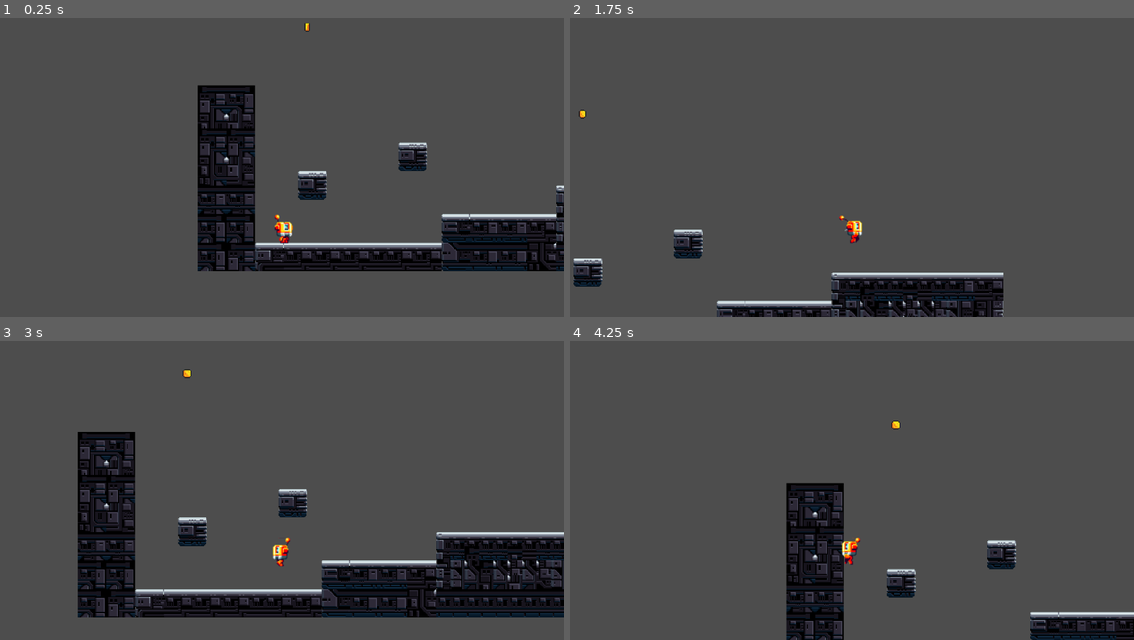
Above: before the commit, frames 1-4 (two rows, left to right).
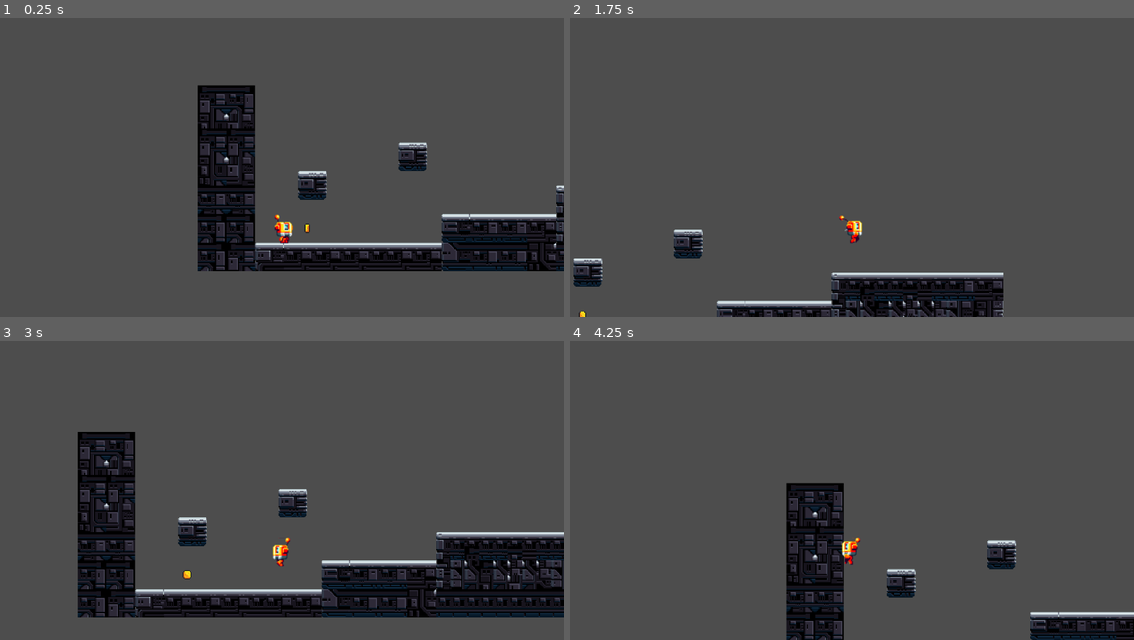
Above: after the commit, the same moments.

Repository: Jerry-Gu-SB/SLAV2500-Game-Engine-Tutorial
Game: Godot game, scene res://Scenes/world.tscn
Two runs of this game, one before a commit and one after it. Both use one fixed random seed, a clock stepped at 60 frames per second and the inputs below.
Inputs:
- Up to frame 1 (0.25 s): no input
- Up to frame 2 (1.75 s): tap Enter (ui_accept) at 0.5, 0.77, 1.52 s; hold Right (ui_right) from 0.53 s (still down)
- Up to frame 3 (3 s): release Right (ui_right) at 2.03 s; hold Left (ui_left) from 2.03 s (still down)
- Up to frame 4 (4.25 s): keep holding Left (ui_left); tap Enter (ui_accept) at 3.02, 3.77 s

The runs differ from the first frame. In frame 1, less than 0.1% of the frame differs, in the area x 53-55%, y 1-72%; in frame 2, less than 0.1%; in frame 3, less than 0.1%, in the area x 32-34%, y 9-80%; in frame 4, less than 0.1%.

Commit message:
added coin logic

Diff:
--- a/Scenes/coin.tscn
+++ b/Scenes/coin.tscn
@@ -95,11 +95,19 @@
 "speed": 10.0
 }]
 
-[node name="Coin" type="Node2D"]
+[sub_resource type="RectangleShape2D" id="RectangleShape2D_tm46j"]
+size = Vector2(10, 10)
+
+[node name="Coin" type="Area2D"]
 script = ExtResource("1_jvtiv")
 
 [node name="AnimatedSprite2D" type="AnimatedSprite2D" parent="."]
 texture_filter = 1
 sprite_frames = SubResource("SpriteFrames_870e5")
 animation = &"coin"
-frame_progress = 0.477602
+frame_progress = 0.394926
+
+[node name="CollisionShape2D" type="CollisionShape2D" parent="."]
+shape = SubResource("RectangleShape2D_tm46j")
+
+[connection signal="body_entered" from="." to="." method="_on_body_entered"]
--- a/Scenes/world.tscn
+++ b/Scenes/world.tscn
@@ -9,7 +9,7 @@
 
 [node name="Level" parent="." instance=ExtResource("2_yn547")]
 
-[node name="RoboCharacter" parent="." instance=ExtResource("1_lfgss")]
+[node name="RoboCharacter" parent="." groups=["player"] instance=ExtResource("1_lfgss")]
 position = Vector2(54, 202)
 script = ExtResource("2_3sklx")
 
@@ -19,4 +19,4 @@
 zoom = Vector2(1.83, 1.83)
 
 [node name="Coin" parent="." instance=ExtResource("4_l82mv")]
-position = Vector2(82, -25)
+position = Vector2(82, 200)
--- a/Scripts/character_body_2d.gd
+++ b/Scripts/character_body_2d.gd
@@ -7,6 +7,7 @@
 const JUMP_VELOCITY = -400.0
 
 var landing = false
+var score = 0
 
 func _ready():
 	animation_tree.active = true
--- a/Scripts/coin.gd
+++ b/Scripts/coin.gd
@@ -1,6 +1,7 @@
 extends Node2D
 
 @onready var animation = $AnimatedSprite2D
+
 
 # Called when the node enters the scene tree for the first time.
 func _ready() -> void:
@@ -10,3 +11,10 @@
 # Called every frame. 'delta' is the elapsed time since the previous frame.
 func _process(delta: float) -> void:
 	pass
+
+
+func _on_body_entered(body: Node2D) -> void:
+	if body.is_in_group("player"):
+		self.queue_free()
+		body.score += 1
+		print(body.score)
--- a/project.godot
+++ b/project.godot
@@ -14,3 +14,7 @@
 run/main_scene="res://Scenes/world.tscn"
 config/features=PackedStringArray("4.3", "Forward Plus")
 config/icon="res://icon.svg"
+
+[global_group]
+
+player=""
Not shown: 1 places in Scenes/coin.tscn that only renumber resources
